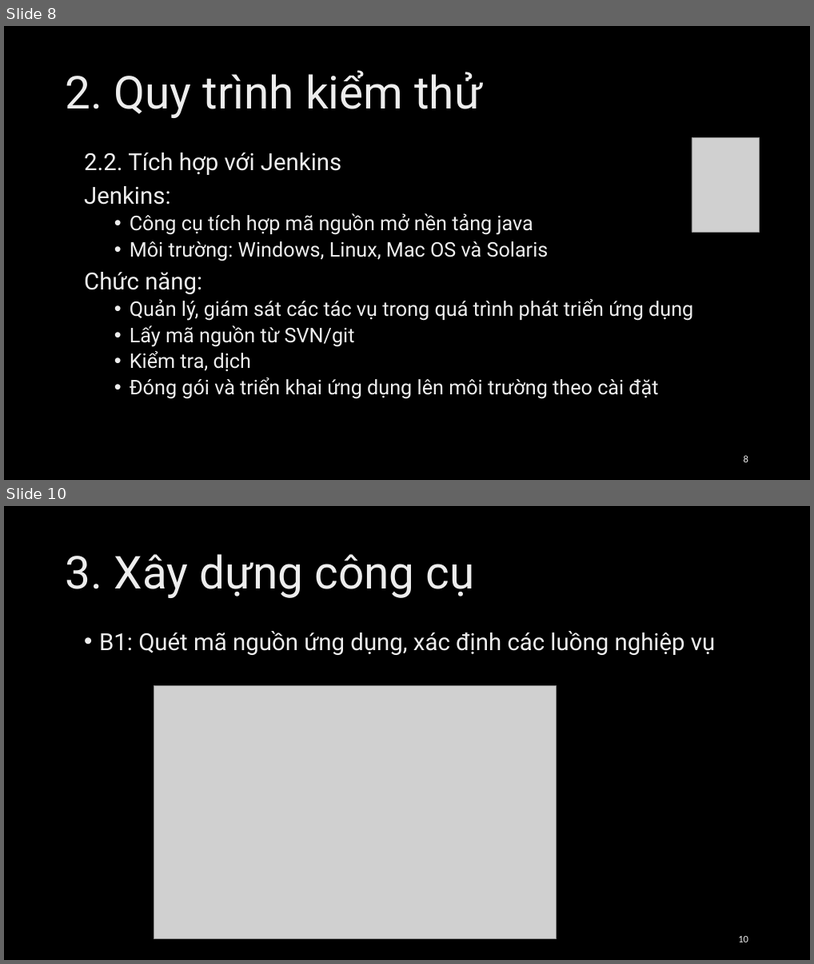
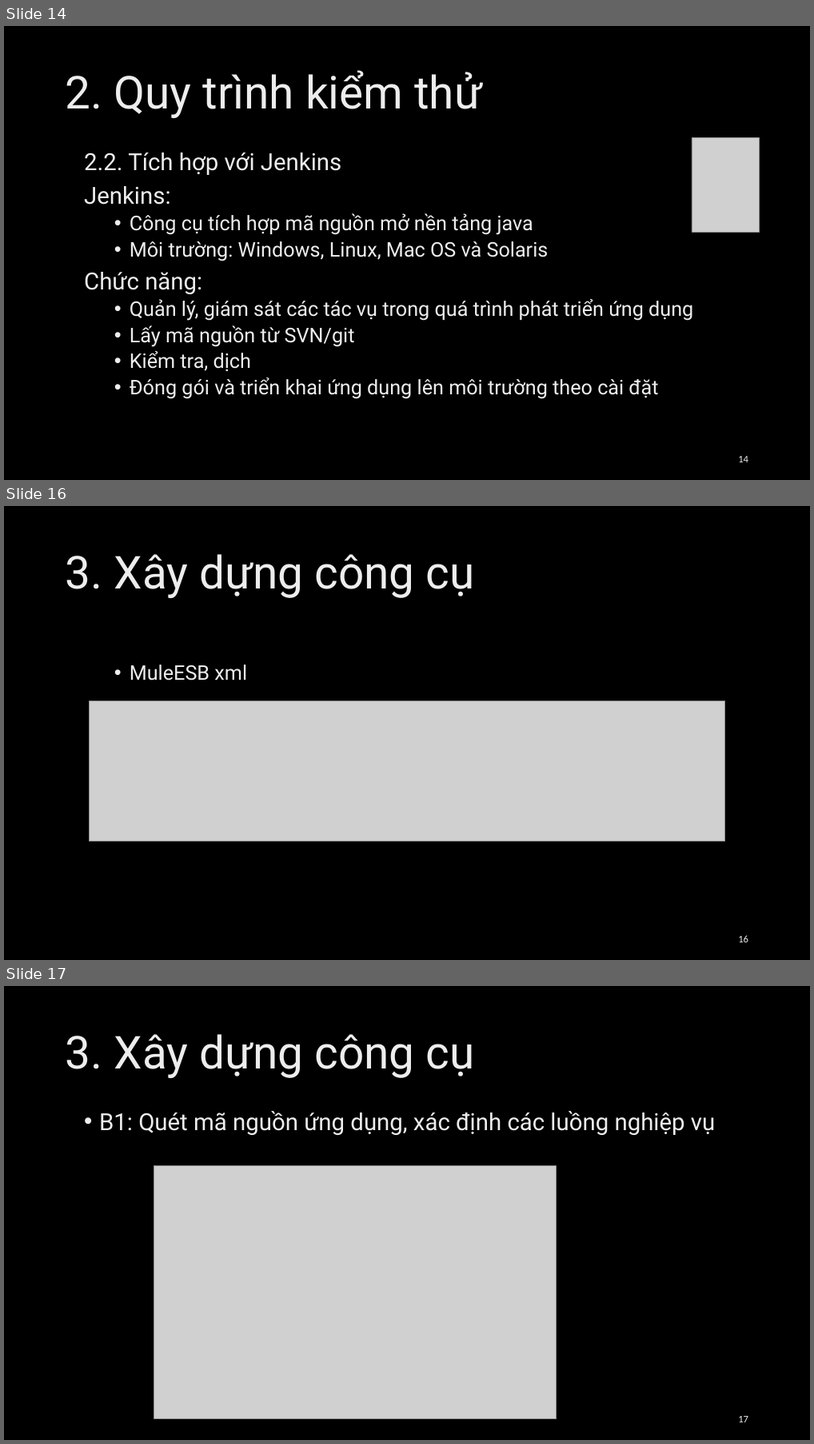
Before and after one commit to Loandt1/FuncTestGenerator, a slide deck: docs/Loandt_Presentation.pptx. Shown one above the other, each under a label of ours: slides 8 and 10 before the commit, slides 14, 16 and 17 after it; the slides between them are not shown. The pictures are 814x964 and 814x1444 pixels, drawn with LibreOffice and Linux fonts; fonts in the diff are those of the drawing; grey boxes stand for pictures; background and template pictures are left out. Boxes give left, top, right and bottom in pixels: in the first picture for what was removed or moved away, otherwise in the second. Text is boxed around its words. In the diff, an @@ line names an element or a change of style, - is before the commit and + after.

```diff
--- a/docs/Loandt_Presentation.pptx
+++ b/docs/Loandt_Presentation.pptx
@@ slide 16 added at box(4, 506, 810, 960), background picture (left out) @@
@@ title added at box(66, 554, 475, 598), 54 pt, text gradient #BFBFBF to #EDEDED to #FFFFFF @@
+3. Xây dựng công cụ
@@ text added at box(130, 664, 247, 680), 24 pt, text gradient #BFBFBF to #EDEDED to #FFFFFF @@
+  • MuleESB xml
@@ picture added at box(90, 700, 725, 841) @@
@@ page number added at box(738, 935, 749, 942), 12 pt, text gradient #9E9E9E to #EDEDED to #FFFFFF @@
+16
@@ what was slide 8 is now slide 14 @@
@@ page number at box(738, 456, 749, 462): text changed @@
-8
+14
@@ what was slide 10 is now slide 17 @@
@@ page number at box(738, 1416, 749, 1422): text changed @@
-10
+17
```
Also in this commit, not shown: 6 slides changed, 12 other slides added, 1 other file.
